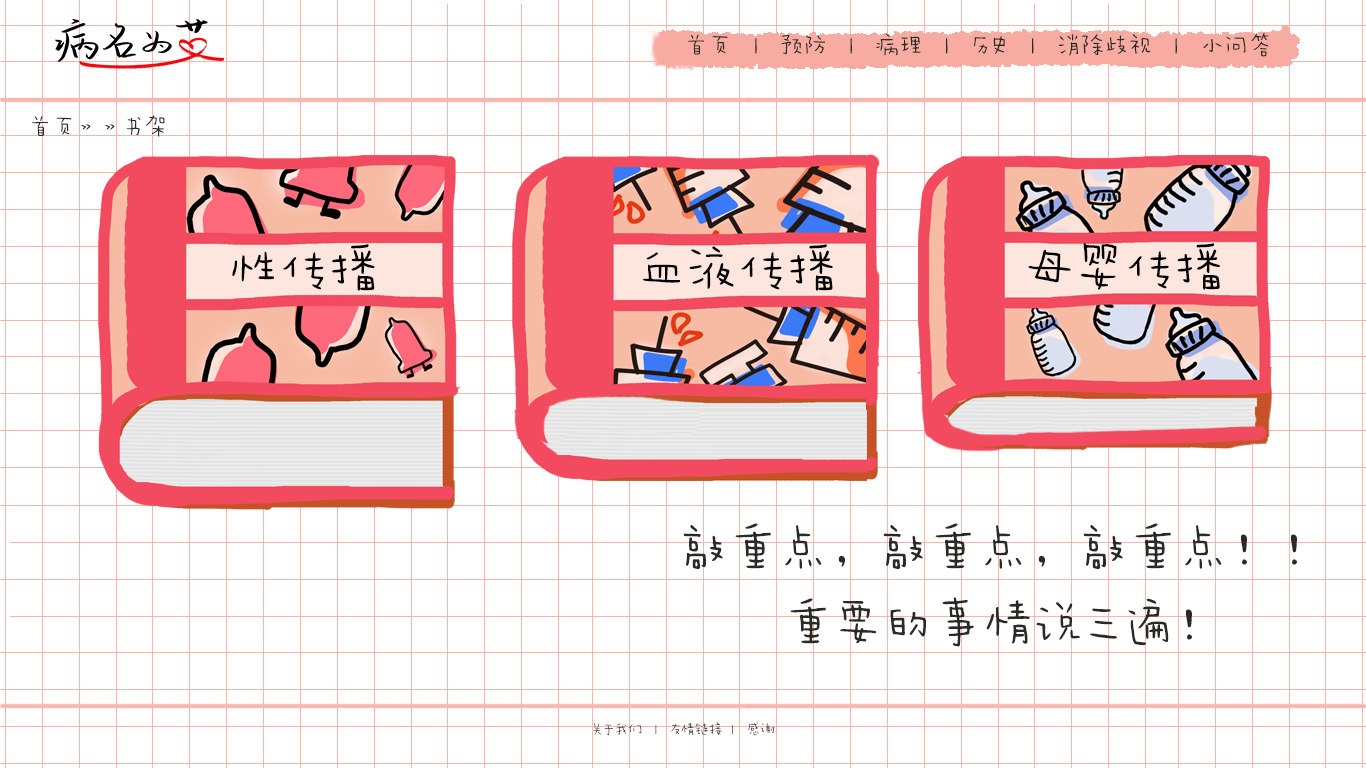
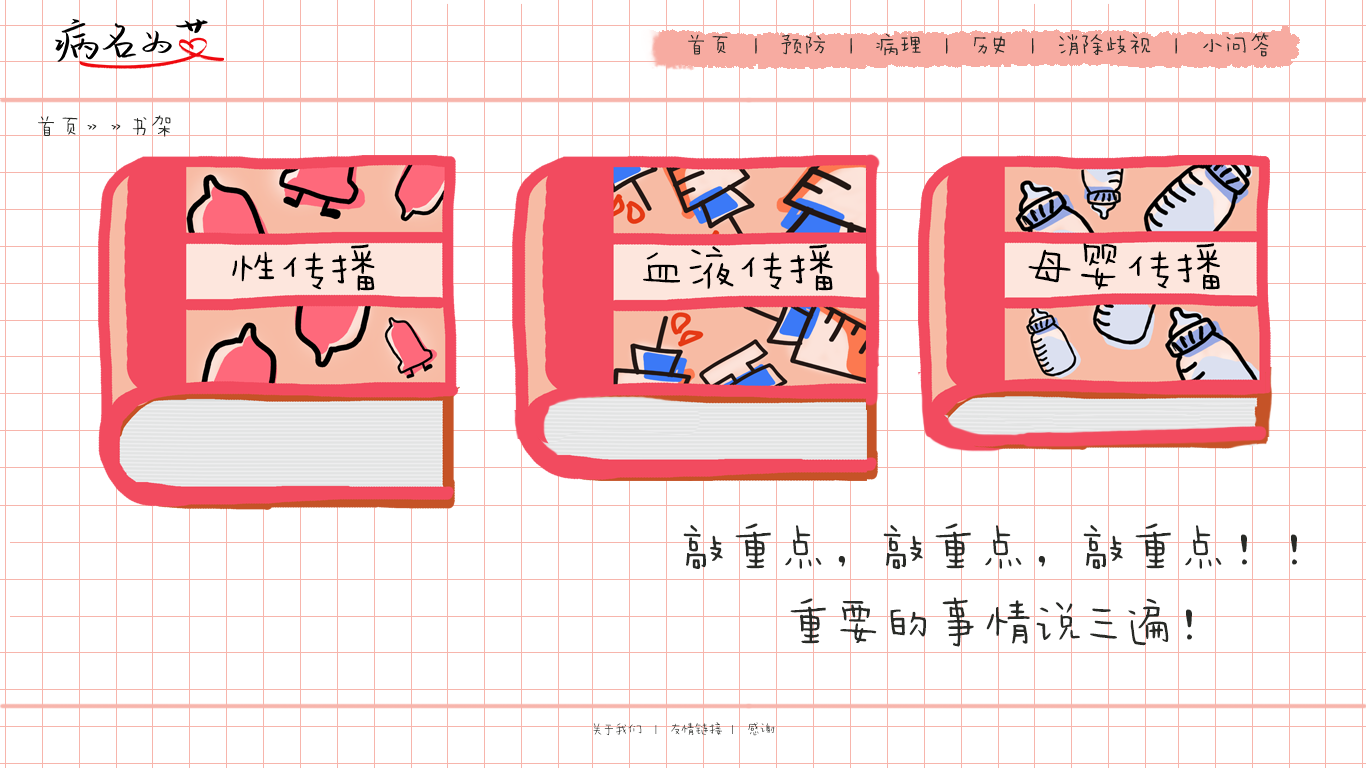
The second 1366×768 image is a revision of the first. Changes to its layers:
painted on "首页》》书架" over [32, 115, 171, 137]
removed layer "图层 13" from group "title" over [688, 32, 1269, 57]
painted on "首页 | 预防 | 病理 | 历史 | 消除歧视 | 小问答" over [688, 32, 1269, 57]
